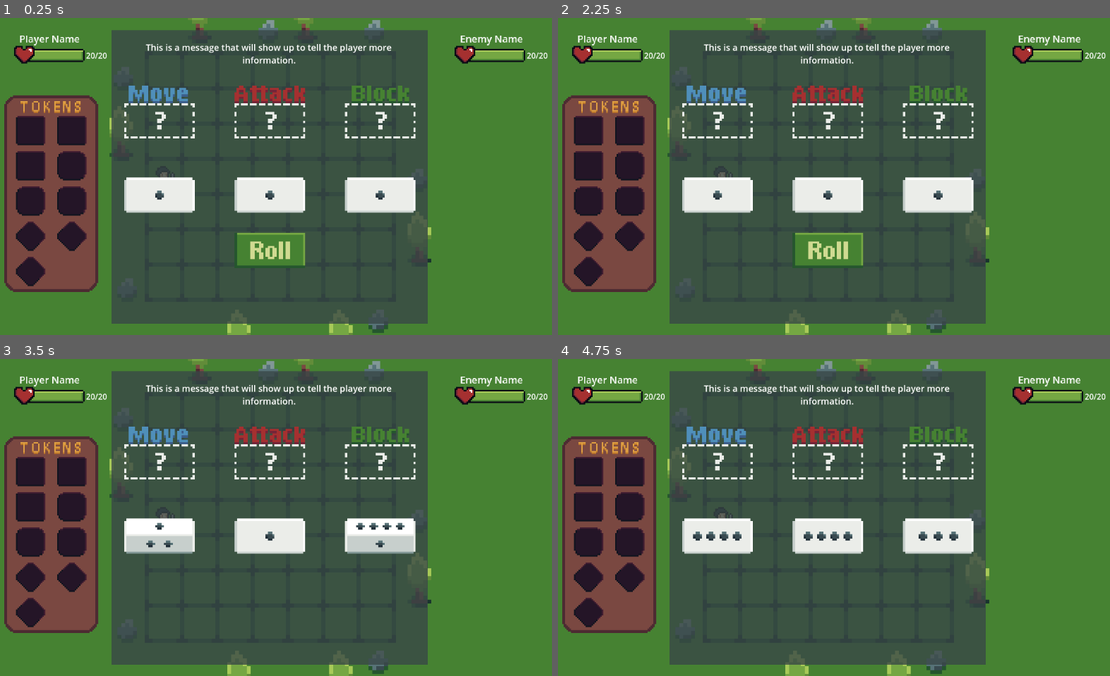
Above: before the commit, frames 1-4 (two rows, left to right).
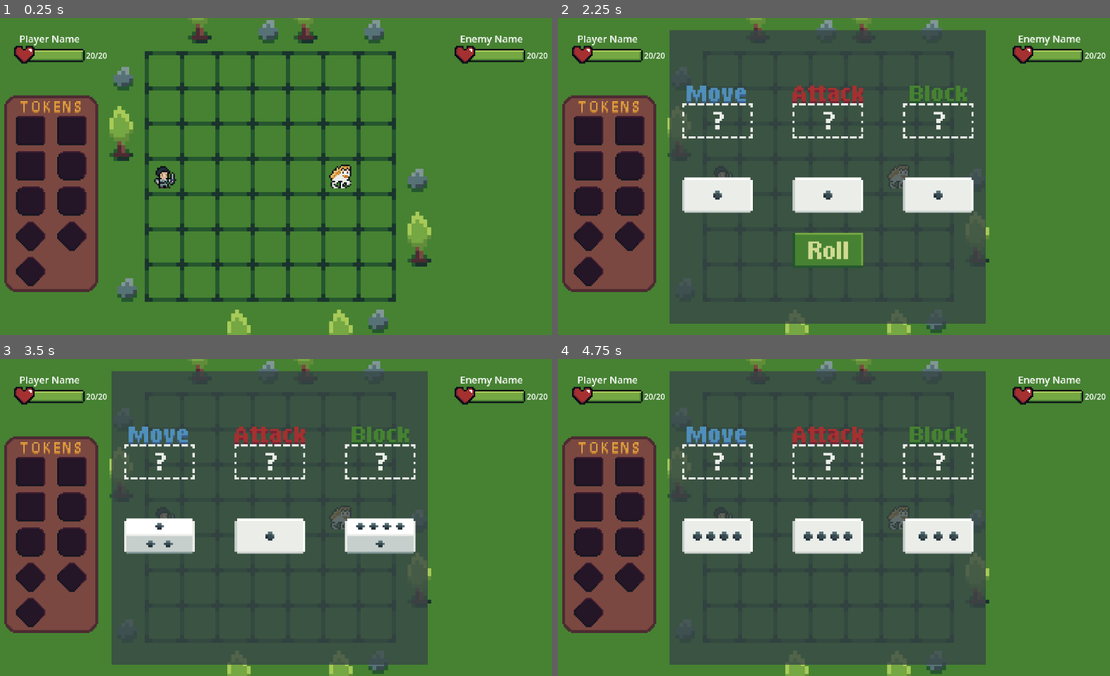
Above: after the commit, the same moments.

Repository: GilanRanger/GodotWildJam70
Game: Godot game, scene res://scenes/ring_one_board.tscn
Two runs of this game, one before a commit and one after it. Both use one fixed random seed, a clock stepped at 60 frames per second and the inputs below.
Inputs (mouse positions are in pixels of both pictures, inside the frame that each line leads up to):
- Up to frame 1 (0.25 s): no input
- Up to frame 2 (2.25 s): tap Enter at 0.5, 2 s; move the mouse to (949, 160) at 0.52 s; click (949, 160) at 0.67 s; tap Space at 1.25 s; move the mouse to (718, 192) at 1.27 s; click (718, 192) at 1.42 s; move the mouse to (883, 106) at 2.02 s; click (883, 106) at 2.17 s
- Up to frame 3 (3.5 s): tap Space at 2.75 s; move the mouse to (242, 580) at 2.77 s; click (242, 580) at 2.92 s
- Up to frame 4 (4.75 s): move the mouse to (999, 565) at 3.52 s; click (999, 565) at 3.67 s; move the mouse to (657, 469) at 4.27 s; click (657, 469) at 4.42 s

The runs differ from the first frame. In frame 1, 44% of the frame differs, in the area x 20-78%, y 3-97%; in frame 2, 0.7%; in frame 3, 0.7%; in frame 4, 0.7%.
Error in both runs: Invalid access to property or key 'button_index' on a base object of type 'InputEventKey'. (res://scenes/roll_button.gd:30)

Commit message:
Monday Night Update

Diff:
--- a/assets/ui/scripts/dice.gd
+++ b/assets/ui/scripts/dice.gd
@@ -80,7 +80,7 @@
 	start_spin()
 
 func _input(event):
-	if not visible: return
+	if not get_parent().visible: return
 	if result == -1: return
 
 	# Select Die
@@ -136,16 +136,19 @@
 		if global.move_picked == true: return
 		global_position = move_area.global_position
 		global.move_picked = true
+		global.player_moves_left = result
 
 	if area == DiceArea.ATTACK:
 		if global.attack_picked == true: return
 		global_position = attack_area.global_position
 		global.attack_picked = true
+		global.player_attacks_left = result
 
 	if area == DiceArea.BLOCK:
 		if global.block_picked == true: return
 		global_position = block_area.global_position
 		global.block_picked = true
+		global.player_blocks_left = result
 
 	current_area = area
 	selector.global_position = global_position
--- /dev/null
+++ b/enemy/fight_enemy.gd
@@ -0,0 +1,65 @@
+extends Node2D
+class_name FightEnemy
+
+var currentTile: Array = [3,5]
+
+@export var health: int
+@export var board: RingBoard
+
+@export var offset: Array = [0, 0]
+@export var total_moves: int = 2
+
+@export var attack_regions = [[0,0]]
+
+@onready var attack_region: Node2D = get_node("EnemySprite/AttackRegion")
+
+var moves_left = total_moves
+
+# Called when the node enters the scene tree for the first time.
+func _ready():
+	snap_update_position()
+	hide_attack()
+
+# Called every frame. 'delta' is the elapsed time since the previous frame.
+func _process(delta):
+	update_position()
+
+func start_new_turn():
+	moves_left = total_moves
+
+func show_attack():
+	attack_region.visible = true
+
+func hide_attack():
+	attack_region.visible = false
+
+func move(player_position: Array):
+	var offset_position = [0,0]
+	offset_position[0] = player_position[0] + offset[0]
+	offset_position[1] = player_position[1] + offset[1]
+
+	if moves_left < 1:
+		return
+
+	var row_move = clampi(offset_position[0] - currentTile[0], -1, 1)
+	var column_move = clampi(offset_position[1] - currentTile[1], -1, 1)
+
+	if  6 >= (currentTile[0] + row_move) and (currentTile[0] + row_move) >= 0:
+		currentTile[0] += row_move
+	if  6 >= (currentTile[1] + column_move) and (currentTile[1] + column_move) >= 0:
+		currentTile[1] += column_move
+
+	moves_left -= 1
+
+func update_position():
+	var node_position = board.get_node_position(currentTile[0], currentTile[1])
+	if node_position == Vector2(-256, -256):
+		return
+
+	global_position = lerp(global_position, node_position, 0.05)
+
+func snap_update_position():
+	var node_position = board.get_node_position(currentTile[0], currentTile[1])
+	if node_position == Vector2(-256, -256):
+		return
+	global_position = node_position
--- /dev/null
+++ b/enemy/fight_fed_felen.tscn
@@ -0,0 +1,56 @@
+[gd_scene load_steps=4 format=3 uid="uid://cpyuh5slmqrjl"]
+
+[ext_resource type="Script" path="res://enemy/fight_enemy.gd" id="1_hpdhi"]
+[ext_resource type="Texture2D" uid="uid://cuyrbbcpxs48d" path="res://assets/sprites/FadFelen.png" id="2_8bfmh"]
+[ext_resource type="Texture2D" uid="uid://dismctkf334el" path="res://assets/sprites/attack_region.png" id="3_yt6qw"]
+
+[node name="FightFedFelen" type="Node2D"]
+script = ExtResource("1_hpdhi")
+health = 10
+attack_regions = [[1, 0], [-1, 0], [0, 1], [0, -1], [1, 1], [-1, -1], [1, -1], [-1, 1]]
+
+[node name="EnemySprite" type="Sprite2D" parent="."]
+scale = Vector2(3, 3)
+texture = ExtResource("2_8bfmh")
+
+[node name="AttackRegion" type="Node2D" parent="EnemySprite"]
+
+[node name="Region1" type="Sprite2D" parent="EnemySprite/AttackRegion"]
+position = Vector2(24, 0)
+scale = Vector2(1.33333, 1.33333)
+texture = ExtResource("3_yt6qw")
+
+[node name="Region2" type="Sprite2D" parent="EnemySprite/AttackRegion"]
+position = Vector2(-24, 0)
+scale = Vector2(1.33333, 1.33333)
+texture = ExtResource("3_yt6qw")
+
+[node name="Region3" type="Sprite2D" parent="EnemySprite/AttackRegion"]
+position = Vector2(-24, -24)
+scale = Vector2(1.33333, 1.33333)
+texture = ExtResource("3_yt6qw")
+
+[node name="Region4" type="Sprite2D" parent="EnemySprite/AttackRegion"]
+position = Vector2(-24, 24)
+scale = Vector2(1.33333, 1.33333)
+texture = ExtResource("3_yt6qw")
+
+[node name="Region5" type="Sprite2D" parent="EnemySprite/AttackRegion"]
+position = Vector2(0, -24)
+scale = Vector2(1.33333, 1.33333)
+texture = ExtResource("3_yt6qw")
+
+[node name="Region6" type="Sprite2D" parent="EnemySprite/AttackRegion"]
+position = Vector2(0, 24)
+scale = Vector2(1.33333, 1.33333)
+texture = ExtResource("3_yt6qw")
+
+[node name="Region7" type="Sprite2D" parent="EnemySprite/AttackRegion"]
+position = Vector2(24, 24)
+scale = Vector2(1.33333, 1.33333)
+texture = ExtResource("3_yt6qw")
+
+[node name="Region8" type="Sprite2D" parent="EnemySprite/AttackRegion"]
+position = Vector2(24, -24)
+scale = Vector2(1.33333, 1.33333)
+texture = ExtResource("3_yt6qw")
--- a/player/fight_player.gd
+++ b/player/fight_player.gd
@@ -3,18 +3,46 @@
 @onready var tokens: Array = global.player_tokens
 @onready var health: int = global.player_health
 
+@onready var attack_region: Node2D = get_node("PlayerSprite/AttackRegion")
+
 var currentTile: Array = [3,0]
 
 @export var board: RingBoard
 
+var can_move: bool = false
+
+var button_width = 50
+var button_height = 50
+
 # Called when the node enters the scene tree for the first time.
 func _ready():
 	snap_update_position()
+	hide_attack()
 
+func _input(event):
+	if not can_move: return
+
+	if event is InputEventMouseButton and event.pressed:
+		var node: Node2D = board.get_closest_node(get_global_mouse_position())
+		if node == null:
+			return
+
+		if abs(currentTile[0] - board.get_position_from_node(node)[0]) <= 1:
+			if abs(currentTile[1] - board.get_position_from_node(node)[1]) <= 1:
+				currentTile = board.get_position_from_node(node)
+				global.player_moves_left -= 1
+				print(global.player_moves_left)
+				can_move = false
 
 # Called every frame. 'delta' is the elapsed time since the previous frame.
 func _process(delta):
 	update_position()
+
+func show_attack():
+	attack_region.visible = true
+
+func hide_attack():
+	attack_region.visible = false
 
 func update_position():
 	var node_position = board.get_node_position(currentTile[0], currentTile[1])
--- a/player/fight_player.tscn
+++ b/player/fight_player.tscn
@@ -1,7 +1,8 @@
-[gd_scene load_steps=3 format=3 uid="uid://ban8eyinllj6l"]
+[gd_scene load_steps=4 format=3 uid="uid://ban8eyinllj6l"]
 
 [ext_resource type="Texture2D" uid="uid://yx81678a1ojr" path="res://assets/sprites/Pryderi.png" id="1_86sre"]
 [ext_resource type="Script" path="res://player/fight_player.gd" id="1_ecrad"]
+[ext_resource type="Texture2D" uid="uid://dismctkf334el" path="res://assets/sprites/attack_region.png" id="3_h0e12"]
 
 [node name="FightPlayer" type="Node2D"]
 script = ExtResource("1_ecrad")
@@ -9,3 +10,45 @@
 [node name="PlayerSprite" type="Sprite2D" parent="."]
 scale = Vector2(3, 3)
 texture = ExtResource("1_86sre")
+
+[node name="AttackRegion" type="Node2D" parent="PlayerSprite"]
+
+[node name="Region1" type="Sprite2D" parent="PlayerSprite/AttackRegion"]
+position = Vector2(24, 0)
+scale = Vector2(1.33333, 1.33333)
+texture = ExtResource("3_h0e12")
+
+[node name="Region2" type="Sprite2D" parent="PlayerSprite/AttackRegion"]
+position = Vector2(-24, 0)
+scale = Vector2(1.33333, 1.33333)
+texture = ExtResource("3_h0e12")
+
+[node name="Region3" type="Sprite2D" parent="PlayerSprite/AttackRegion"]
+position = Vector2(-24, -24)
+scale = Vector2(1.33333, 1.33333)
+texture = ExtResource("3_h0e12")
+
+[node name="Region4" type="Sprite2D" parent="PlayerSprite/AttackRegion"]
+position = Vector2(-24, 24)
+scale = Vector2(1.33333, 1.33333)
+texture = ExtResource("3_h0e12")
+
+[node name="Region5" type="Sprite2D" parent="PlayerSprite/AttackRegion"]
+position = Vector2(0, -24)
+scale = Vector2(1.33333, 1.33333)
+texture = ExtResource("3_h0e12")
+
+[node name="Region6" type="Sprite2D" parent="PlayerSprite/AttackRegion"]
+position = Vector2(0, 24)
+scale = Vector2(1.33333, 1.33333)
+texture = ExtResource("3_h0e12")
+
+[node name="Region7" type="Sprite2D" parent="PlayerSprite/AttackRegion"]
+position = Vector2(24, 24)
+scale = Vector2(1.33333, 1.33333)
+texture = ExtResource("3_h0e12")
+
+[node name="Region8" type="Sprite2D" parent="PlayerSprite/AttackRegion"]
+position = Vector2(24, -24)
+scale = Vector2(1.33333, 1.33333)
+texture = ExtResource("3_h0e12")
--- a/scenes/fight_interface.gd
+++ b/scenes/fight_interface.gd
@@ -1,5 +1,7 @@
 extends CanvasLayer
 class_name FightInterface
+
+var start_turn: bool = false
 
 @onready var enemy_health_bar = get_node("EnemyHealthDisplay")
 @onready var player_health_bar = get_node("PlayerHealthDisplay")
@@ -9,8 +11,13 @@
 
 # Called when the node enters the scene tree for the first time.
 func _ready():
-	dice_display.visible = true
+	dice_display.visible = false
+	message_display.visible = false
 
 # Called every frame. 'delta' is the elapsed time since the previous frame.
 func _process(delta):
 	pass
+
+
+func _on_go_button_go_clicked():
+	start_turn = true
--- a/scenes/fight_ui.tscn
+++ b/scenes/fight_ui.tscn
@@ -191,6 +191,7 @@
 bbcode_enabled = true
 text = "[font_size=18][center]This is a message that will show up to tell the player more information.[/center]"
 
+[connection signal="go_clicked" from="DiceDisplay/GoButton" to="." method="_on_go_button_go_clicked"]
 [connection signal="roll_clicked" from="DiceDisplay/RollButton" to="DiceDisplay/Die1" method="_on_roll_button_roll_clicked"]
 [connection signal="roll_clicked" from="DiceDisplay/RollButton" to="DiceDisplay/Die2" method="_on_roll_button_roll_clicked"]
 [connection signal="roll_clicked" from="DiceDisplay/RollButton" to="DiceDisplay/Die3" method="_on_roll_button_roll_clicked"]
--- a/scenes/message_display.gd
+++ b/scenes/message_display.gd
@@ -3,4 +3,4 @@
 @onready var text_label = get_node("Message")
 
 func set_message(message: String):
-	text_label.text = message
+	text_label.text = "[font_size=28][center]" + message
--- a/scenes/ring_one_board.tscn
+++ b/scenes/ring_one_board.tscn
@@ -1,8 +1,9 @@
-[gd_scene load_steps=5 format=3 uid="uid://dakughp4wnfqp"]
+[gd_scene load_steps=6 format=3 uid="uid://dakughp4wnfqp"]
 
 [ext_resource type="Texture2D" uid="uid://5yc1pucje53p" path="res://assets/backgrounds/RingOneBoard.png" id="1_lplvv"]
 [ext_resource type="Script" path="res://scripts/ring_board.gd" id="1_q2477"]
 [ext_resource type="PackedScene" uid="uid://ban8eyinllj6l" path="res://player/fight_player.tscn" id="2_q6743"]
+[ext_resource type="PackedScene" uid="uid://cpyuh5slmqrjl" path="res://enemy/fight_fed_felen.tscn" id="4_07akb"]
 [ext_resource type="PackedScene" uid="uid://b7atjm54htmt8" path="res://scenes/fight_ui.tscn" id="4_hlp2o"]
 
 [node name="RingOneBoard" type="Node2D"]
@@ -177,6 +178,10 @@
 
 [node name="Enemy" type="Node2D" parent="."]
 
+[node name="FightFedFelen" parent="Enemy" node_paths=PackedStringArray("board") instance=ExtResource("4_07akb")]
+board = NodePath("../..")
+offset = [0, 1]
+
 [node name="Camera2D" type="Camera2D" parent="."]
 
 [node name="Player" type="Node2D" parent="."]
--- a/scripts/global.gd
+++ b/scripts/global.gd
@@ -6,3 +6,7 @@
 var move_picked: bool = false
 var attack_picked: bool = false
 var block_picked: bool = false
+
+var player_moves_left = -1
+var player_attacks_left = -1
+var player_blocks_left = -1
--- a/scripts/ring_board.gd
+++ b/scripts/ring_board.gd
@@ -2,7 +2,7 @@
 class_name RingBoard
 
 @onready var grid_nodes: Array = get_node("GridNodes").get_children()
-@onready var enemy = get_node("Enemy")
+@onready var enemy = get_node("Enemy").get_child(0)
 @onready var fight_player = get_node("Player/FightPlayer")
 @onready var interface: FightInterface = get_node("UI/CanvasLayer")
 
@@ -10,7 +10,6 @@
 enum FightState {
 	WAIT,
 	ROLL,
-	DICE_PICK,
 	MOVE_PLAYER,
 	MOVE_ENEMY,
 	ATTACK_PLAYER,
@@ -20,6 +19,70 @@
 }
 
 var fight_state = FightState.WAIT
+
+func _ready():
+	await get_tree().create_timer(2.0).timeout
+	set_fight_state(FightState.ROLL)
+
+func _process(delta):
+	if interface.start_turn:
+		set_fight_state(FightState.MOVE_PLAYER)
+		interface.start_turn = false
+
+	if global.player_moves_left > -1:
+		if not fight_player.can_move and not interface.dice_display.visible:
+			set_fight_state(FightState.MOVE_ENEMY)
+
+func set_fight_state(state: FightState):
+	fight_state = state
+
+	if state == FightState.ROLL:
+		interface.dice_display.visible = true
+
+		enemy.start_new_turn()
+
+	elif state == FightState.MOVE_PLAYER:
+		interface.dice_display.visible = false
+
+		if(global.player_moves_left == -1):
+			set_fight_state(FightState.MOVE_ENEMY)
+		else:
+			fight_player.can_move = true
+
+		interface.message_display.visible = true
+		interface.message_display.set_message("Click a tile to move. Moves left: " + str(global.player_moves_left))
+
+	elif state == FightState.MOVE_ENEMY:
+		if global.player_moves_left > 0:
+			set_fight_state(FightState.MOVE_PLAYER)
+		else:
+			global.player_moves_left = -1
+
+		enemy.move(fight_player.currentTile)
+
+		if global.player_moves_left <= 0 and enemy.moves_left > 0:
+			await get_tree().create_timer(1.0).timeout
+			set_fight_state(FightState.MOVE_ENEMY)
+		elif global.player_moves_left <= 0:
+			set_fight_state(FightState.ATTACK_PLAYER)
+
+	elif state == FightState.ATTACK_PLAYER:
+		await get_tree().create_timer(1.0).timeout
+
+		interface.message_display.set_message("Click to attack for " + str(global.player_attacks_left) + " damage.")
+		fight_player.show_attack()
+
+	elif state == FightState.ATTACK_ENEMY:
+		await get_tree().create_timer(2.0).timeout
+
+		fight_player.hide_attack()
+		enemy.show_attack()
+
+		pass
+	elif state == FightState.PLAYER_WIN:
+		pass
+	elif state == FightState.PLAYER_LOSE:
+		pass
 
 func get_node_position(x: int, y: int) -> Vector2:
 	var node_name = str(x) + "," + str(y)
@@ -40,3 +103,14 @@
 	var y = int(parts[1])
 	# Return the result as an array of integers
 	return [x, y]
+
+func get_closest_node(global_point: Vector2) -> Node2D:
+	var max_distance = 30
+
+	for node in get_node("GridNodes").get_children():
+		node = node as Node2D
+		if (abs(node.global_position.x - global_point.x) < 30
+			and abs(node.global_position.y - global_point.y) < 30):
+				return node
+
+	return null
Binary file added: assets/sprites/attack_region.png
Not shown, added: assets/sprites/attack_region.png.import
Binary file added: assets/ui/assets/move_icon.png
Not shown, added: assets/ui/assets/move_icon.png.import
Not shown, added: enemy/fig2ADC.tmp
